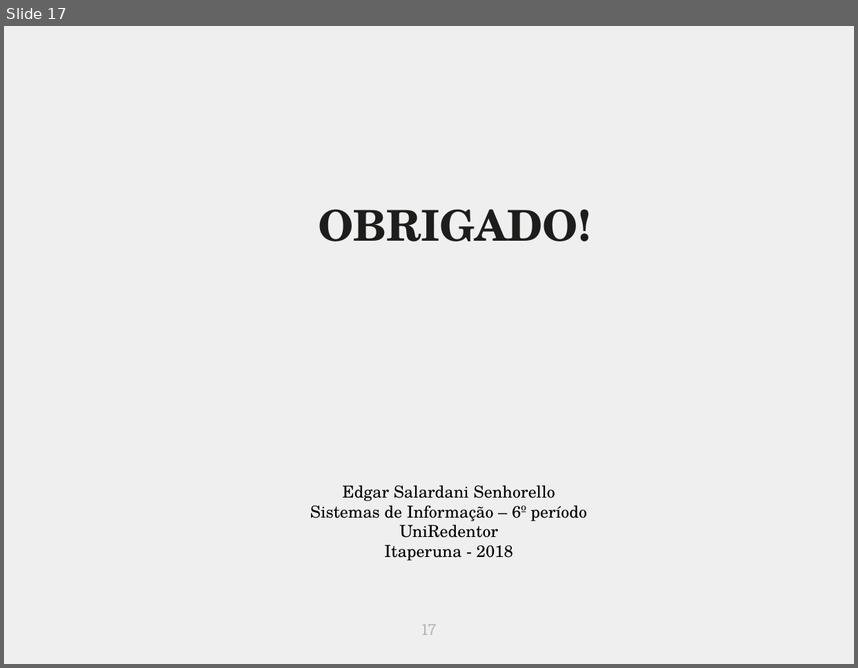
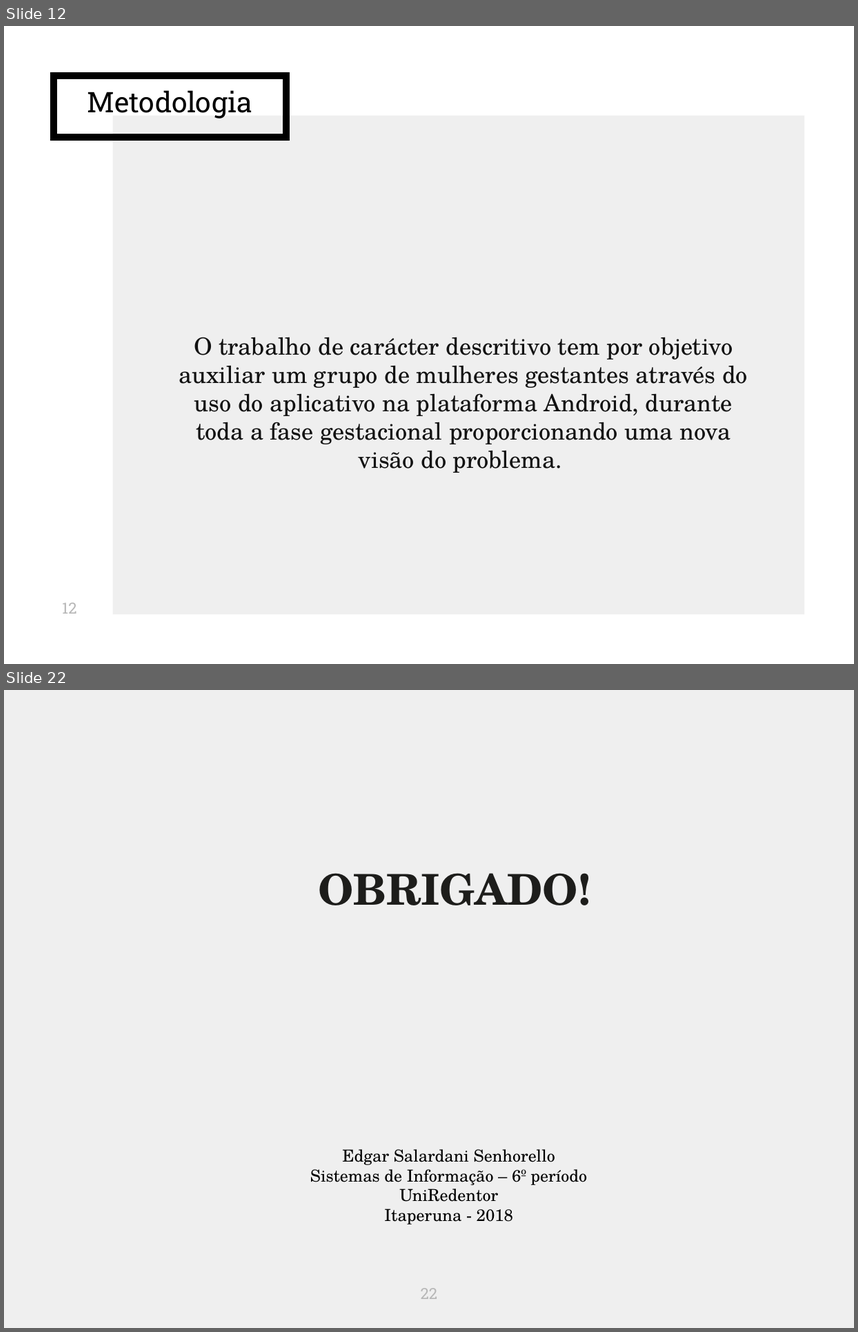
Before and after one commit to edgarssenhorello/Projetos, a slide deck: apresentação dica de lingerie.pptx. Shown one above the other, each under a label of ours: slide 17 before the commit, slides 12 and 22 after it; the slides between them are not shown. The pictures are 858x668 and 858x1332 pixels, drawn with LibreOffice and Linux fonts; fonts in the diff are those of the drawing. Boxes give left, top, right and bottom in pixels: in the first picture for what was removed or moved away, otherwise in the second. Text is boxed around its words. In the diff, an @@ line names an element or a change of style, - is before the commit and + after.

```diff
--- a/apresentação dica de lingerie.pptx
+++ b/apresentação dica de lingerie.pptx
@@ slide 12 added at [4, 26, 854, 664], background #FFFFFF @@
@@ title added at [53, 75, 286, 136], outline #000000 6 pt, 24 pt, text #000000 @@
+Metodologia
@@ rectangle added at [113, 115, 805, 613], fill #EFEFEF @@
@@ text added at [179, 336, 748, 472], 20 pt, text #111111 @@
+O trabalho de carácter descritivo tem por objetivo auxiliar um grupo de mulheres gestantes através do uso do aplicativo na plataforma Android, durante toda a fase gestacional proporcionando uma nova visão do problema.
@@ page number added at [62, 602, 76, 613], 13 pt, text #B7B7B7 @@
+12
@@ what was slide 17 is now slide 22 @@
@@ page number at [421, 1288, 438, 1299]: text changed @@
-17
+22
```
Also in this commit, not shown: 14 slides changed, 6 other slides added, 2 slides removed.
